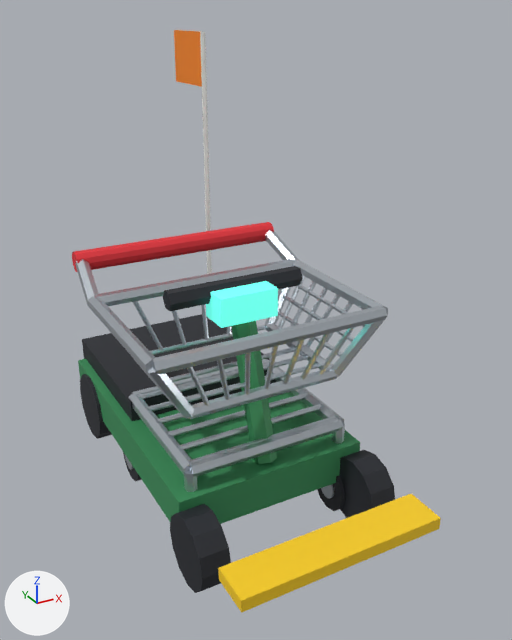
An edit to the glTF model games/drift-foundry/src/game/art/cart-scooter.glb, drawn before and after from the same camera.
Before and after are seen from a 50 mm camera at (-1.44, -2.88, 2.42) aimed at (0.16, 0.04, 0.96). Lighting does not change. The marker at lower left points along +X, +Y and +Z. The first picture is the older version. Vertices at exactly the same position are counted once.

The older version as bpy lines, for what is in view:
```python
me_mesh_0 = bpy.data.meshes.new('Mesh_0')
me_mesh_0.from_pydata(...)  # 1322 vertices, 2340 faces; spans x -0.61..0.61, y -1.05..1.5, z 0.0..2.3
# faces by material slot: [36, 420, 12, 1776, 48, 24, 12, 12]
me_mesh_0.materials.append(mat_3a8f5a)  # green #3a8f5a
me_mesh_0.materials.append(mat_23262d)  # black #23262d
me_mesh_0.materials.append(mat_5de0ce)  # cyan #5de0ce, glowing cyan #5de0ce
me_mesh_0.materials.append(mat_c9d1d9)  # light grey #c9d1d9
me_mesh_0.materials.append(mat_e8303a)  # red #e8303a
me_mesh_0.materials.append(mat_f4f4f0)  # white #f4f4f0
me_mesh_0.materials.append(mat_ff8a1e)  # orange #ff8a1e
me_mesh_0.materials.append(mat_ffd21e)  # yellow #ffd21e
ob_cart_scooter = bpy.data.objects.new('cart-scooter', me_mesh_0)
ob_cart_scooter.location = (0.0, 0.0, 0.0)
```
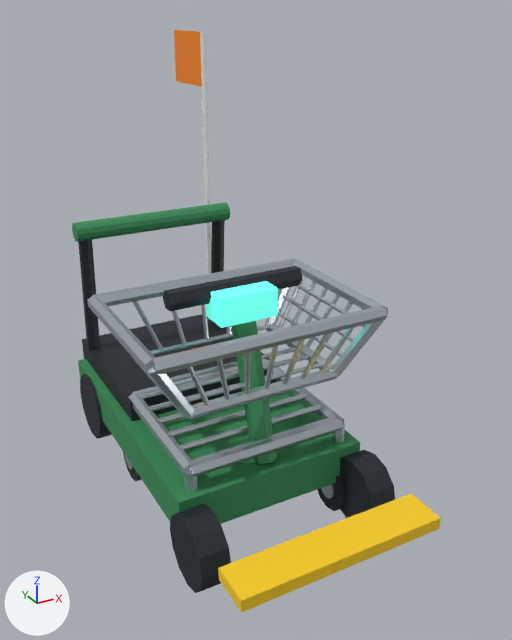
The change, as a diff of the scene's bpy script:
```diff
--- a/games/drift-foundry/src/game/art/cart-scooter.glb.py
+++ b/games/drift-foundry/src/game/art/cart-scooter.glb.py
@@ me_mesh_0 @@
 # used by ob_cart_scooter; location = (0.0, 0.0, 0.0)
-me_mesh_0.from_pydata(...)  # 1322 vertices, 2340 faces; spans x -0.61..0.61, y -1.05..1.5, z 0.0..2.3
+me_mesh_0.from_pydata(...)  # 1324 vertices, 2340 faces; spans x -0.61..0.61, y -1.05..1.5, z 0.0..2.3
+# me_mesh_0 part 1: a new loose piece, a 12-sided cylinder along x spanning x -0.47..0.47, y 0.94..1.04, z 1.22..1.33, in mat_3a8f5a (green #3a8f5a)
+# me_mesh_0 part 2: a new loose piece of 14 vertices spanning x -0.45..-0.39, y 0.95..1.09, z 0.5..1.27, in mat_23262d (black #23262d)
+# me_mesh_0 part 3: a new loose piece of 14 vertices spanning x 0.39..0.45, y 0.95..1.09, z 0.5..1.27, in mat_23262d (black #23262d)
+# me_mesh_0 part 4: the loose piece of 26 vertices spanning x -0.58..0.58, y 0.58..0.69, z 1.16..1.27 is deleted
+# me_mesh_0 part 5
+# 13 vertices are removed from x -0.61..-0.52, y 0.33..0.63, z 1.07..1.25
+# 24 faces are deleted
+# me_mesh_0 part 6
+# 13 vertices are removed from x 0.52..0.61, y 0.33..0.63, z 1.07..1.25
+# 24 faces are deleted
 me_mesh_0.materials.append(mat_3a8f5a)
@@ me_mesh_0 @@
 me_mesh_0.materials.append(mat_c9d1d9)
-me_mesh_0.materials.append(mat_e8303a)  # red #e8303a
 me_mesh_0.materials.append(mat_f4f4f0)
```

Boxes (x1, y1, x2, y2) around the edits, measured in the pictures (512 x 640 px):
part 1 of me_mesh_0, added (green): after (72, 202, 230, 242)
part 2 of me_mesh_0, added (black): after (78, 239, 100, 352)
part 3 of me_mesh_0, added (black): after (211, 220, 225, 323)
part 4 of me_mesh_0, deleted (red): before (72, 222, 274, 272)
part 5 of me_mesh_0, deleted: before (75, 259, 99, 305)
part 6 of me_mesh_0, deleted: before (265, 230, 300, 261)
